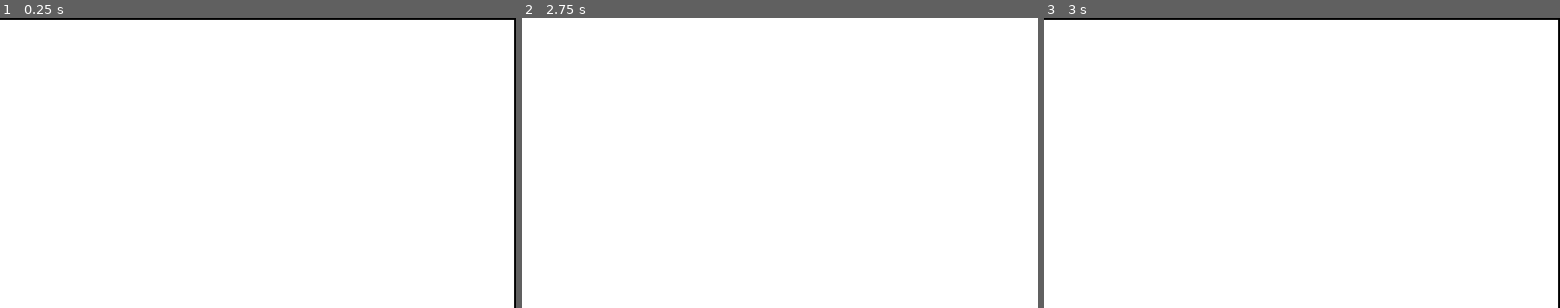
Above: before the commit, frames 1-3 (left to right).
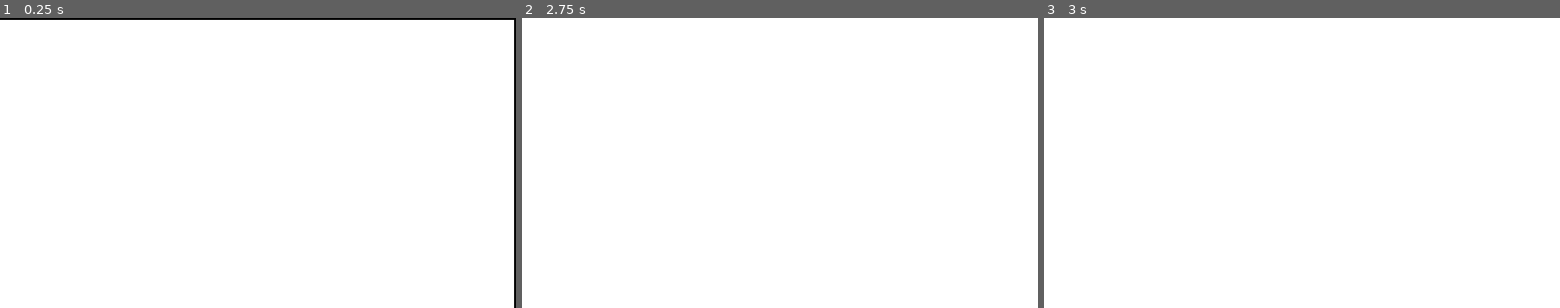
Above: after the commit, the same moments.

Repository: Sarunin/PMD-Dclient
Game: Godot game, scene res://Scenes/MainMenu.tscn
Same seed, same stepped clock (60 frames per second), same inputs: the game is played once before the commit and once after it.
Inputs (mouse positions are in pixels of both pictures, inside the frame that each line leads up to):
- Up to frame 1 (0.25 s): no input
- Up to frame 2 (2.75 s): click "-- SERVER --" at 0.5 s; click "-- ENTER GAME --" at 1.25 s; click (651, 299) at 2.02 s; type "12" at 2.1 s
- Up to frame 3 (3 s): click "MENU" (after the commit: "Pause") at 2.75 s

Frames 1-2 are identical in both runs. In frame 3, 1.0% of the frame differs, in the area x 0-100%, y 0-100%.
Error before the commit: Invalid call. Nonexistent function 'get_scene' in base 'SceneTree'. (res://Code/change_scene.gd:12)

Commit message:
corrections

Diff:
--- a/Code/change_scene.gd
+++ b/Code/change_scene.gd
@@ -3,28 +3,22 @@
 export(String) var tag = ""
 
 onready var thisButton = get_node(".")
-var scene_backup = PackedScene.new()
-var scene_loadup = load("res://Scenes/GameScene.tscn")
-var pause = false
+onready var pauseMenu_pause = get_node("../../Pause")
+onready var pauseMenu_run = get_node("../Pause")
 
 func _ready():
 	thisButton.connect("pressed", self, "_button_pressed")
-	scene_backup.pack(get_tree().get_scene("res://Scenes/GameScene.tscn"))
 
 func _button_pressed():
 	match tag:
 		"GameMenu":
-
-			if pause == false:
-				if get_tree().change_scene("res://Scenes/GameScene.tscn") != OK:
-					print("Loading Failure")
-			else:
-				if get_tree().change_scene("res://Scenes/backup.tscn") != OK:
-					print("Loading Failure")
+			if get_tree().change_scene("res://Scenes/GameScene.tscn") != OK:
+				print("Loading Failure")
 		"MainMenu":
-			pause = true
-			scene_backup.pack(get_tree().get_current_scene())
-			ResourceSaver.save("res://Scenes/backup.tscn", scene_backup)
 			if get_tree().change_scene("res://Scenes/MainMenu.tscn") != OK:
 				print("Loading Failure")
+		"PauseButton":
+			pauseMenu_run.visible = true
+		"ResumeButton":
+			pauseMenu_pause.visible = false
 		"ExitButton": get_tree().quit()
--- a/Scenes/GameScene.tscn
+++ b/Scenes/GameScene.tscn
@@ -36,12 +36,6 @@
 "_edit_use_anchors_": false
 }
 
-[node name="textbox_frame" type="Sprite" parent="UI"]
-position = Vector2( 4, 480 )
-z_index = 1
-texture = ExtResource( 6 )
-centered = false
-
 [node name="CCont" type="VBoxContainer" parent="UI"]
 margin_left = 4.0
 margin_top = 480.0
@@ -65,6 +59,11 @@
 __meta__ = {
 "_edit_use_anchors_": false
 }
+
+[node name="textbox_frame" type="Sprite" parent="UI/CCont/ChatLog"]
+z_as_relative = false
+texture = ExtResource( 6 )
+centered = false
 
 [node name="CommandBox" type="LineEdit" parent="UI/CCont"]
 margin_top = 205.0
@@ -418,17 +417,17 @@
 margin_right = 117.0
 margin_bottom = 625.0
 
-[node name="MenuButton" type="Button" parent="UI"]
+[node name="PauseButton" type="Button" parent="UI"]
 margin_left = 643.0
 margin_top = 685.0
 margin_right = 766.0
 margin_bottom = 714.0
-text = "MENU"
+text = "Pause"
 script = ExtResource( 25 )
 __meta__ = {
 "_edit_use_anchors_": false
 }
-tag = "MainMenu"
+tag = "PauseButton"
 
 [node name="TabInfo" type="TabContainer" parent="UI"]
 margin_left = 768.0
@@ -1280,6 +1279,35 @@
 margin_right = -3.0
 margin_bottom = -3.0
 
+[node name="Pause" type="Control" parent="UI"]
+pause_mode = 2
+visible = false
+anchor_right = 1.0
+anchor_bottom = 1.0
+margin_right = 1280.0
+margin_bottom = 720.0
+__meta__ = {
+"_edit_use_anchors_": false
+}
+
+[node name="ColorRect" type="ColorRect" parent="UI/Pause"]
+anchor_right = 1.0
+anchor_bottom = 1.0
+color = Color( 0, 0, 0, 1 )
+
+[node name="Button" type="Button" parent="UI/Pause"]
+anchor_left = 0.5
+anchor_top = 0.5
+anchor_right = 0.5
+anchor_bottom = 0.5
+margin_left = -640.0
+margin_top = -360.0
+margin_right = -574.0
+margin_bottom = -331.0
+text = "RESUME"
+script = ExtResource( 25 )
+tag = "ResumeButton"
+
 [node name="BackBufferCopy" type="BackBufferCopy" parent="UI"]
 copy_mode = 2
 
